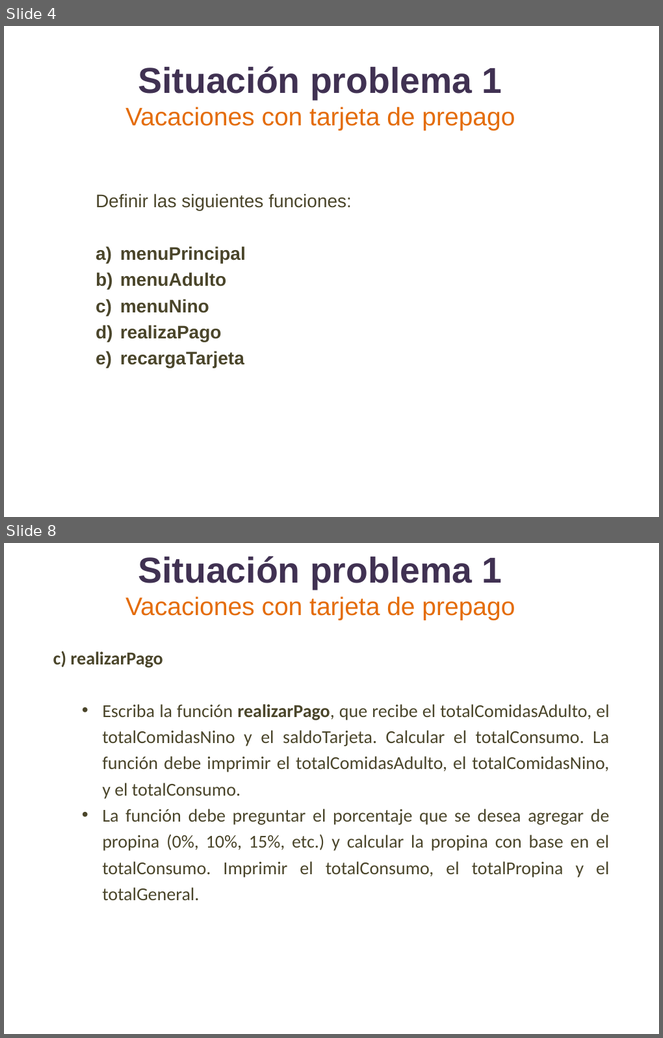
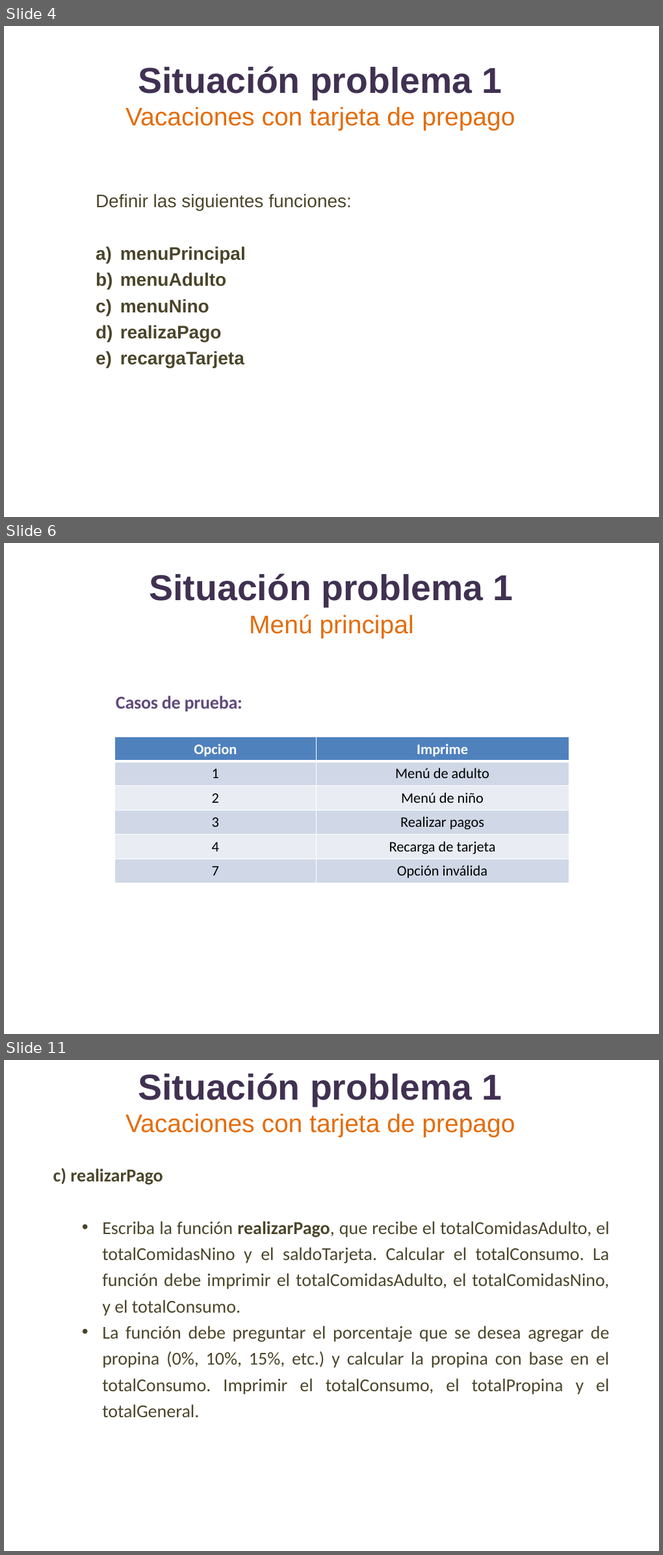
Before and after one commit to lizetheP/PensamientoC, a slide deck: Calendario2019/Presentaciones/Semana2/SITUACION1_F.pptx. Shown one above the other, each under a label of ours: slides 4 and 8 before the commit, slides 4, 6 and 11 after it; the slides between them are not shown. The pictures are 663x1038 and 663x1555 pixels, drawn with LibreOffice and Linux fonts; fonts in the diff are those of the drawing. Boxes give left, top, right and bottom in pixels: in the first picture for what was removed or moved away, otherwise in the second. Text is boxed around its words. In the diff, an @@ line names an element or a change of style, - is before the commit and + after.

```diff
--- a/Calendario2019/Presentaciones/Semana2/SITUACION1_F.pptx
+++ b/Calendario2019/Presentaciones/Semana2/SITUACION1_F.pptx
@@ slide 6 added at [4,543,659,1034], background #FFFFFF @@
@@ title added at [150,574,514,639], 39.6 pt, text #403152, bold @@
+Situación problema 1
+Menú principal
@@ text added at [116,696,243,712], 20 pt, text #604A7B, bold @@
+Casos de prueba:
@@ table added at [114,737,569,881], 6 rows, 2 columns @@
+Opcion | Imprime
+1 | Menú de adulto
+2 | Menú de niño
+3 | Realizar pagos
+4 | Recarga de tarjeta
+7 | Opción inválida
@@ what was slide 8 is now slide 11 @@
```
Also in this commit, not shown: 5 slides changed, 3 other slides added, 2 other files.
